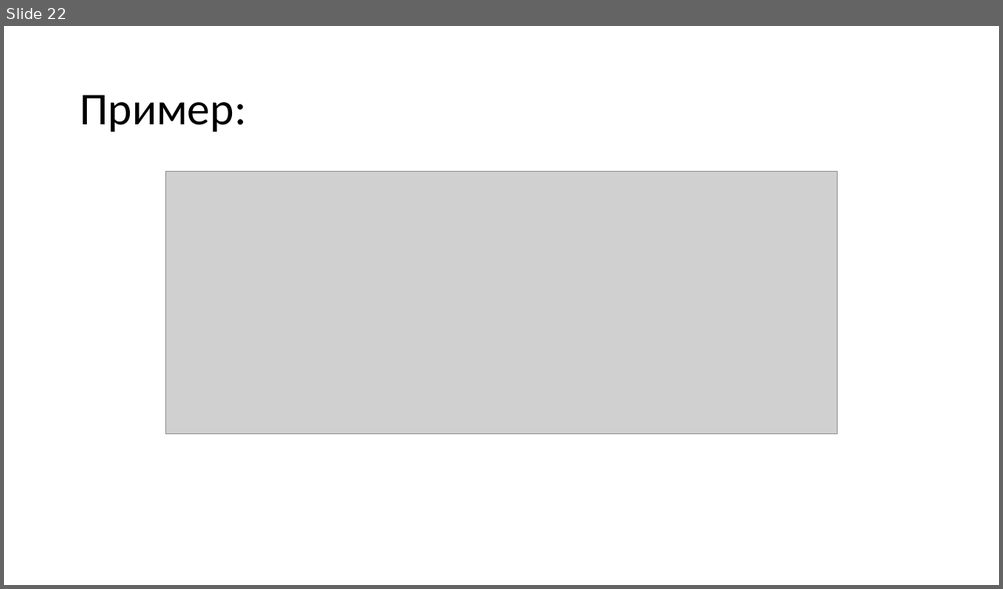
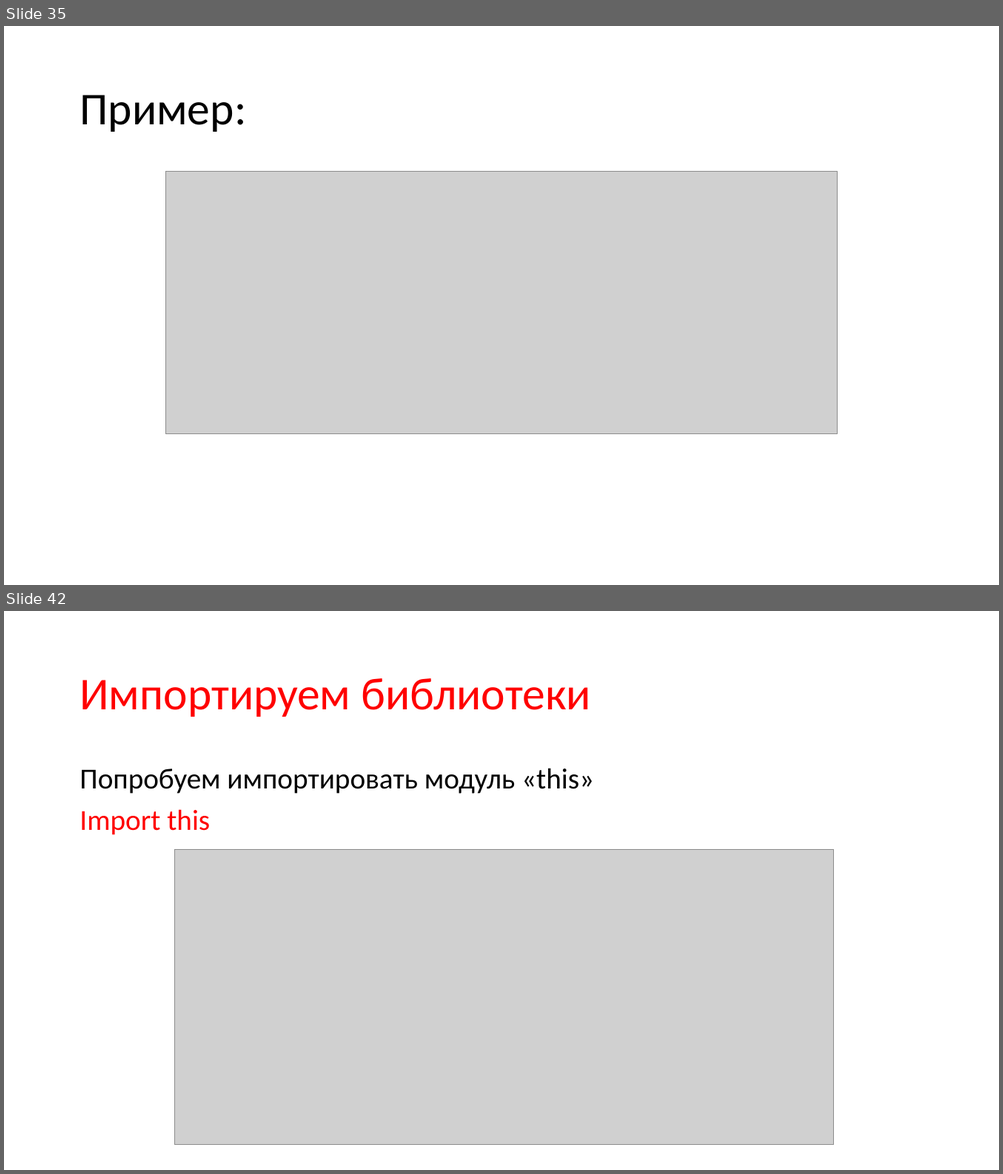
Before and after one commit to xDes-by/test, a slide deck: Презентация4.pptx. Shown one above the other, each under a label of ours: slide 22 before the commit, slides 35 and 42 after it; the slides between them are not shown. The pictures are 1003x589 and 1003x1174 pixels, drawn with LibreOffice and Linux fonts; fonts in the diff are those of the drawing; grey boxes stand for pictures. Boxes give left, top, right and bottom in pixels: in the first picture for what was removed or moved away, otherwise in the second. Text is boxed around its words. In the diff, an @@ line names an element or a change of style, - is before the commit and + after.

```diff
--- a/Презентация4.pptx
+++ b/Презентация4.pptx
@@ slide 42 added at (4, 611, 999, 1170), background #FFFFFF @@
@@ title added at (79, 678, 591, 717), 44 pt, text #FF0000 @@
+Импортируем библиотеки
@@ text added at (79, 768, 594, 835), 28 pt, text #000000 @@
+Попробуем импортировать модуль «this»
+Import this
@@ picture added at (175, 850, 834, 1145) @@
@@ what was slide 22 is now slide 35 @@
```
Also in this commit, not shown: 26 other slides added, 1 slide removed, 2 other files.
